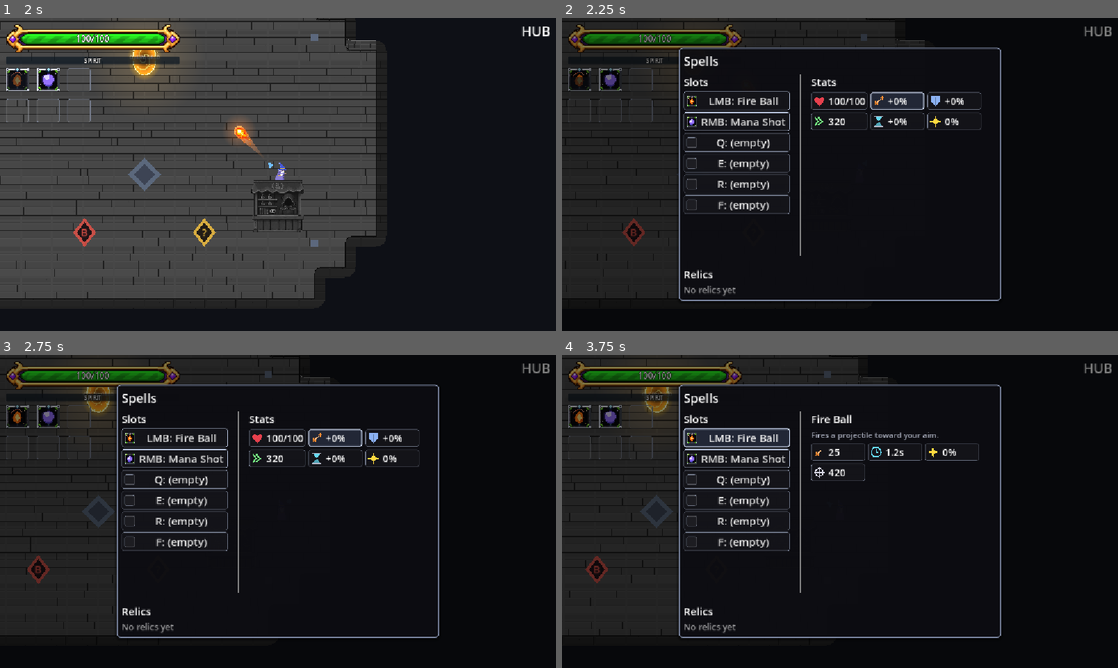
Above: before the commit, frames 1-4 (two rows, left to right).
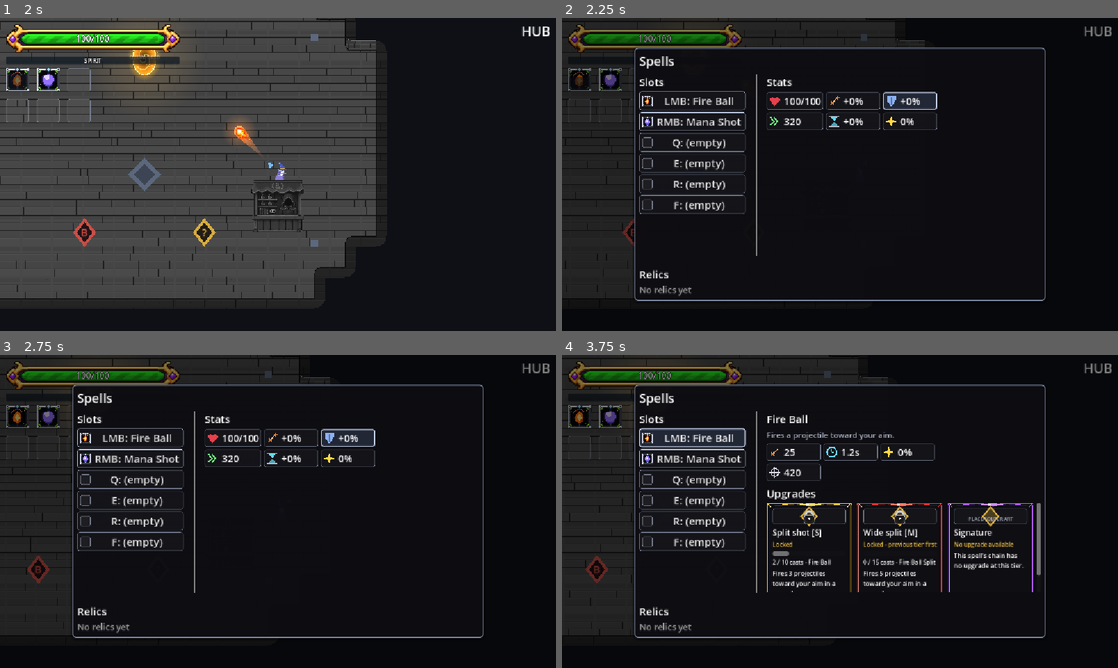
Above: after the commit, the same moments.

Repository: BestestGameStudio/gangU
Game: Godot game, scene res://game/core/main.tscn
Same seed, same stepped clock (60 frames per second), same inputs: the game is played once before the commit and once after it. Sound files missing from this copy of the repository are replaced by a short silence.
Inputs (mouse positions are in pixels of both pictures, inside the frame that each line leads up to):
- Up to frame 1 (2 s): tap Enter at 0.5 s; move the mouse to (400, 158) at 0.52 s; hold D (move_right) 0.53-1.25 s; hold Space (cast) 0.53-1.25 s; click (400, 158) at 0.67 s; tap Shift (dash) at 0.8 s; drag from (166, 190) to (177, 58) at 1.27 s
- Up to frame 2 (2.25 s): move the mouse to (895, 105) at 2.02 s; hold D (move_right) from 2.03 s (still down); hold Tab (equip_panel) from 2.03 s (still down); click (895, 105) at 2.17 s
- Up to frame 3 (2.75 s): keep holding D (move_right); keep holding Tab (equip_panel); tap H (heal) at 2.3 s
- Up to frame 4 (3.75 s): release D (move_right) at 2.75 s; release Tab (equip_panel) at 2.75 s; drag from (812, 574) to (600, 570) at 2.77 s; click "LMB: Fire Ball" at 3.5 s

Frame 1 is identical in both runs. In frame 2, 6.9% of the frame differs, in the area x 12-87%, y 9-91%; in frame 3, 7.1%; in frame 4, 10%, in the area x 13-87%, y 9-91%.

Commit message:
Spell menu: full upgrade chain, locks and progress (#712) (#713)
* #712: start full upgrade-chain menu

* #712: show full upgrade chain with locked cast progress and applied tiers

* #712: keep locks and progress above long descriptions; pin visible layout

---------

Co-authored-by: Instinct Agent <agent@instinct.com>

Diff:
--- a/game/spells/spell_progress.gd
+++ b/game/spells/spell_progress.gd
@@ -11,6 +11,7 @@
 ## signal - no XP spending or qualification policy is invented here.
 
 signal upgrades_changed(spell: Spell)
+signal cast_progress_changed(spell: Spell)
 
 ## Explicit caster wiring (no-group convention from #34).
 @export var caster_path: NodePath
@@ -29,6 +30,7 @@
 
 func _on_spell_cast(spell: Spell) -> void:
 	_cast_counts[spell] = int(_cast_counts.get(spell, 0)) + 1
+	cast_progress_changed.emit(spell)
 
 ## Read-only XP observation for one spell (casts this run).
 func cast_count(spell: Spell) -> int:
@@ -62,6 +64,69 @@
 		if u != null and u.source_spell == spell:
 			return u
 	return null
+
+## #712: read-only full-chain view, including predecessors of an evolved
+## spell. Resource identity is the same identity used by next_upgrade/cast XP.
+## Guard malformed cycles so menu introspection can never loop forever.
+func upgrade_chain(spell: Spell) -> Array[SpellUpgrade]:
+	var rows: Array[SpellUpgrade] = []
+	if spell == null:
+		return rows
+	var root_spell := spell
+	var visited := {}
+	while not visited.has(root_spell):
+		visited[root_spell] = true
+		var predecessor: SpellUpgrade = null
+		for row in upgrades:
+			if row != null and row.result_spell == root_spell:
+				predecessor = row
+				break
+		if predecessor == null:
+			break
+		root_spell = predecessor.source_spell
+	visited.clear()
+	while root_spell != null and not visited.has(root_spell):
+		visited[root_spell] = true
+		var row := next_upgrade(root_spell)
+		if row == null:
+			break
+		rows.append(row)
+		root_spell = row.result_spell
+	return rows
+
+## Three display slots, not three invented upgrades. Missing catalog tiers
+## remain unavailable. Progress is casts of THAT row's source / threshold;
+## a token can bypass only the current next step, as in can_token_upgrade.
+func upgrade_menu(spell: Spell) -> Array[Dictionary]:
+	var chain := upgrade_chain(spell)
+	var current_index := chain.size()
+	for i in chain.size():
+		if chain[i].source_spell == spell:
+			current_index = i
+			break
+	var slots: Array[Dictionary] = []
+	for tier in range(1, 4):
+		var item := {"tier": tier, "upgrade": null, "state": "unavailable", "casts": 0, "threshold": 0, "prerequisite": ""}
+		for i in chain.size():
+			var row := chain[i]
+			if row.tier != tier:
+				continue
+			item.upgrade = row
+			item.casts = cast_count(row.source_spell)
+			item.threshold = row.xp_threshold
+			if i < current_index:
+				item.state = "applied"
+			elif i == current_index and can_upgrade(spell):
+				item.state = "ready"
+			elif i == current_index and can_token_upgrade(spell):
+				item.state = "token"
+			else:
+				item.state = "locked"
+				if i > current_index:
+					item.prerequisite = row.source_spell.spell_name
+			break
+		slots.append(item)
+	return slots
 
 ## Tier of a held spell (#36): 1/2/3 = Specialization/Mastery/Signature,
 ## 0 = Base or never-upgraded. Written only by a successful apply_upgrade;
--- a/game/ui/equip_panel.gd
+++ b/game/ui/equip_panel.gd
@@ -59,6 +59,7 @@
 var _player: Player = null
 var _slot_buttons: Array[Button] = []
 var _slot_icons: Array[SpellIcon] = []
+var _upgrade_cards: Array[UpgradeCard] = []
 var _upgrade_scroll: ScrollContainer
 var _plate: PanelContainer
 var _detail_box: VBoxContainer
@@ -80,13 +81,9 @@
 ## viewport); the upgrade scroll fills whatever height is left, so content
 ## changes never resize the panel.
 const UPGRADE_CARD_GAP := 12
-# Sized for up to 2 #441-slim cards + gap + scrollbar (#700, Daniel
-# 2026-11-15); #703's fixed linear chains show ONE card, the width stays so
-# the plate never resizes (#416): 2 x 176 + 12 + 8, rounded up; the
-# 3-column stat grid (348) fits under it. The
-## #416 no-resize rule covers WIDTH too: the column floor keeps the plate
-# one fixed size.
-const DETAIL_WIDTH := 384.0
+# #712: all three 176px tier cards visible together at the default viewport.
+# Fixed width still prevents resizing when selecting/deselecting a spell.
+const DETAIL_WIDTH := 568.0
 ## #441 (Daniel, 2026-11-09): the plate hugs its content instead of the old
 ## 620px fixed height ("a lot of empty vertical space below the spell
 ## slots"). Measured composition on the pinned harness: title 36 + sep 10 +
@@ -204,6 +201,10 @@
 	_player = player
 	if upgrader_path != NodePath(""):
 		_upgrader = get_node_or_null(upgrader_path)
+		if _upgrader != null and _upgrader.has_signal(&"cast_progress_changed"):
+			_upgrader.connect(&"cast_progress_changed", func(_s: Variant) -> void:
+				if visible:
+					_update_upgrade_card_states())
 		if _upgrader != null and _upgrader.has_signal(&"upgrades_changed"):
 			_upgrader.connect(&"upgrades_changed", func(_s: Variant) -> void: _refresh())
 	_caster = player.get_node_or_null("SpellCaster") as SpellCaster
@@ -419,65 +420,97 @@
 		_slot_icons[i].show_spell(occupant)
 		_slot_icons[i].set_upgrade_available(_can_upgrade(occupant))
 		_slot_icons[i].set_rank_tier(_rank_tier(occupant))
-	# Upgrade section: only when a provider is wired AND a spell is selected.
+	# Upgrade section stays visible before qualification: locks and progress
+	# explain what to do next. Full chain includes already-applied tiers.
+	_upgrade_cards.clear()
 	for c in _upgrade_box.get_children():
 		c.queue_free()
-	if _can_upgrade(_selected):
-		var uheader := Label.new()
-		uheader.text = "Upgrades"
-		var tokens: int = _upgrader.call(&"upgrade_tokens") if _upgrader.has_method(&"upgrade_tokens") else 0
-		if tokens > 0:
-			uheader.text = "Upgrades (Upgrade Tokens: %d)" % tokens
-		uheader.add_theme_font_size_override("font_size", 22)
-		_upgrade_box.add_child(uheader)
-		var scroll := ScrollContainer.new()
-		scroll.name = "UpgradeScroll"
-		_upgrade_scroll = scroll
-		# Fills the height left under the stats; tall cards scroll inside it.
-		scroll.size_flags_vertical = Control.SIZE_EXPAND_FILL
-		_upgrade_box.add_child(scroll)
-		var cards := HBoxContainer.new()
-		cards.name = "UpgradeCards"
-		cards.add_theme_constant_override("separation", UPGRADE_CARD_GAP)
-		scroll.add_child(cards)
-		var token_ready := _can_token_upgrade(_selected)
-		# #703: one fixed linear chain per spell - at most ONE next upgrade.
-		var next: Variant = _upgrader.call(&"next_upgrade", _selected)
-		var candidates: Array = [next] if next != null else []
-		for upgrade: Variant in candidates:
-			var needs_token := _upgrade_needs_token(_selected, upgrade)
-			# An upgrade offered by neither route (threshold unmet, no token)
-			# is not shown; with no token API this is the unchanged listing.
-			if needs_token and not token_ready:
-				continue
-			var b := UpgradeCard.new()
+	if _selected == null or _upgrader == null:
+		return
+	var items := _upgrade_menu_items()
+	if items.is_empty():
+		return
+	var uheader := Label.new()
+	uheader.text = "Upgrades"
+	var tokens: int = _upgrader.call(&"upgrade_tokens") if _upgrader.has_method(&"upgrade_tokens") else 0
+	if tokens > 0:
+		uheader.text = "Upgrades (Upgrade Tokens: %d)" % tokens
+	uheader.add_theme_font_size_override("font_size", 22)
+	_upgrade_box.add_child(uheader)
+	var scroll := ScrollContainer.new()
+	scroll.name = "UpgradeScroll"
+	_upgrade_scroll = scroll
+	scroll.size_flags_vertical = Control.SIZE_EXPAND_FILL
+	_upgrade_box.add_child(scroll)
+	var cards := HBoxContainer.new()
+	cards.name = "UpgradeCards"
+	cards.add_theme_constant_override("separation", UPGRADE_CARD_GAP)
+	scroll.add_child(cards)
+	for item: Dictionary in items:
+		var upgrade: Variant = item.upgrade
+		var b := UpgradeCard.new()
+		if upgrade == null:
+			var tier_names := ["Specialization", "Mastery", "Signature"]
+			b.setup(tier_names[item.tier - 1], "This spell's chain has no upgrade at this tier.", false)
+		else:
 			var result := _upgrade_field(upgrade, &"result_spell") as Spell
 			var description := SpellDescription.for_spell(result)
 			if result != null and result.projectile_count > 0:
-				# #441: short form so the line does not wrap on the slimmer cards (Daniel: "shorten").
 				description += "\n%s px | %s px/s" % [int(result.range), int(result.projectile_speed)]
 			if description.is_empty():
 				description = "Upgrade content is not available yet."
-			b.setup(str(_upgrade_field(upgrade, &"display_name")) + _tier_suffix(upgrade), description, needs_token)
-			# #451/#702: ornate frame in the colorway of the tier this upgrade advances into.
-			b.set_border_tier(_upgrade_tier(upgrade))
+			b.setup(str(_upgrade_field(upgrade, &"display_name")) + _tier_suffix(upgrade), description, item.state == "token")
 			var pid: Variant = _upgrade_field(upgrade, &"id")
-			if needs_token:
-				b.pressed.connect(func() -> void: _on_token_upgrade_pressed(pid))
-			else:
-				b.pressed.connect(func() -> void: _on_upgrade_pressed(pid))
-			cards.add_child(b)
+			# Resolve the route again when pressed: live cast progress may have
+			# qualified this card since it was constructed, avoiding wasted tokens.
+			b.pressed.connect(func() -> void:
+				if b.disabled:
+					return
+				if _upgrade_needs_token(_selected, upgrade):
+					_on_token_upgrade_pressed(pid)
+				else:
+					_on_upgrade_pressed(pid))
+		b.set_border_tier(item.tier)
+		cards.add_child(b)
+		_upgrade_cards.append(b)
+	_update_upgrade_card_states()
+
+## Legacy injected providers keep their old one-next-upgrade contract.
+func _upgrade_menu_items() -> Array:
+	if _upgrader == null or _selected == null:
+		return []
+	if _upgrader.has_method(&"upgrade_menu"):
+		return _upgrader.call(&"upgrade_menu", _selected)
+	if not _upgrader.has_method(&"next_upgrade"):
+		return []
+	var row: Variant = _upgrader.call(&"next_upgrade", _selected)
+	if row == null:
+		return []
+	var state := "locked"
+	if _can_upgrade(_selected):
+		state = "token" if _upgrade_needs_token(_selected, row) else "ready"
+	return [{"upgrade": row, "tier": _upgrade_tier(row), "state": state, "casts": 0, "threshold": 0, "prerequisite": ""}]
+
+func _update_upgrade_card_states() -> void:
+	var items := _upgrade_menu_items()
+	if items.size() != _upgrade_cards.size():
+		return
+	for i in items.size():
+		var item: Dictionary = items[i]
+		var row: Variant = item.upgrade
+		var source := _upgrade_field(row, &"source_spell") as Spell
+		_upgrade_cards[i].set_unlock_state(item.state, item.casts, item.threshold, item.prerequisite, source.spell_name if source != null else "")
 
 func _on_upgrade_pressed(upgrade_id: Variant) -> void:
 	if _upgrader == null or _selected == null:
 		return
 	var sel := _selected
+	var selected_slot := _caster.get_slots().find(sel) if _caster != null else -1
 	if not _upgrader.call(&"apply_upgrade", sel, upgrade_id):
 		push_warning("EquipPanel: apply_upgrade refused; refreshing.")
 	elif _caster != null and not _caster.get_unlocked().has(sel):
-		# Successful replace consumed the selected spell; drop the stale
-		# selection so no later slot click can act on a removed resource.
-		_selected = null
+		# Follow the replacement in the same slot, never retain the consumed resource.
+		_selected = _caster.get_slots()[selected_slot] if selected_slot >= 0 else null
 	_refresh()
 
 ## #315: same flow as _on_upgrade_pressed, spending one boss upgrade token.
@@ -485,10 +518,11 @@
 	if _upgrader == null or _selected == null or not _upgrader.has_method(&"apply_upgrade_with_token"):
 		return
 	var sel := _selected
+	var selected_slot := _caster.get_slots().find(sel) if _caster != null else -1
 	if not _upgrader.call(&"apply_upgrade_with_token", sel, upgrade_id):
 		push_warning("EquipPanel: token upgrade refused; refreshing.")
 	elif _caster != null and not _caster.get_unlocked().has(sel):
-		_selected = null
+		_selected = _caster.get_slots()[selected_slot] if selected_slot >= 0 else null
 	_refresh()
 
 ## #441 Tab interaction: click SELECTS a slot's spell (stats + upgrades),
--- a/game/ui/upgrade_card.gd
+++ b/game/ui/upgrade_card.gd
@@ -6,6 +6,9 @@
 var name_label: Label
 var description_label: Label
 var action_label: Label
+var progress_bar: ProgressBar
+var progress_label: Label
+var lock_sign: Control
 var splash: Control
 var _content: VBoxContainer
 var border_color: Color = UiStyle.B_ACCENT
@@ -31,6 +34,14 @@
 		draw_colored_polygon(points, Color(tint, 0.24))
 		draw_polyline(PackedVector2Array([points[0], points[1], points[2], points[3], points[0]]), tint, 2.0, true)
 
+## Vector padlock: no font-dependent emoji or missing-glyph square.
+class LockSign extends Control:
+	func _draw() -> void:
+		var c := size * 0.5
+		draw_style_box(UiStyle.row(Color(0.65, 0.67, 0.72), 4), Rect2(c + Vector2(-11, -2), Vector2(22, 18)))
+		draw_arc(c + Vector2(0, -2), 8, PI, TAU, 16, Color(0.8, 0.82, 0.86), 3, true)
+		draw_circle(c + Vector2(0, 5), 2, Color(0.85, 0.87, 0.9))
+
 func _init() -> void:
 	custom_minimum_size = Vector2(CARD_WIDTH, 200)
 	mouse_default_cursor_shape = Control.CURSOR_POINTING_HAND
@@ -47,9 +58,10 @@
 	margin.add_child(_content)
 	splash = PlaceholderSplash.new()
 	splash.name = "PlaceholderSplash"
-	splash.custom_minimum_size = Vector2(0, 55)
+	splash.custom_minimum_size = Vector2(0, 32)
 	_content.add_child(splash)
 	var placeholder_label := Label.new()
+	placeholder_label.name = "PlaceholderLabel"
 	placeholder_label.text = "PLACEHOLDER ART"
 	placeholder_label.horizontal_alignment = HORIZONTAL_ALIGNMENT_CENTER
 	placeholder_label.add_theme_font_size_override("font_size", 10)
@@ -74,6 +86,26 @@
 	action_label.add_theme_color_override("font_color", UiStyle.B_ACCENT)
 	action_label.autowrap_mode = TextServer.AUTOWRAP_WORD_SMART
 	_content.add_child(action_label)
+	progress_bar = ProgressBar.new()
+	progress_bar.name = "UnlockProgress"
+	progress_bar.custom_minimum_size.y = 10
+	progress_bar.show_percentage = false
+	progress_bar.visible = false
+	_content.add_child(progress_bar)
+	progress_label = Label.new()
+	progress_label.name = "UnlockProgressText"
+	progress_label.add_theme_font_size_override("font_size", 12)
+	progress_label.autowrap_mode = TextServer.AUTOWRAP_WORD_SMART
+	progress_label.visible = false
+	_content.add_child(progress_label)
+	# Qualification is always above the long description, so the lock/bar
+	# stay visible without scrolling even when an upgrade has lengthy text.
+	_content.move_child(description_label, _content.get_child_count() - 1)
+	lock_sign = LockSign.new()
+	lock_sign.name = "LockSign"
+	lock_sign.set_anchors_and_offsets_preset(Control.PRESET_FULL_RECT)
+	lock_sign.visible = false
+	splash.add_child(lock_sign)
 	for child: Control in find_children("*", "Control", true, false):
 		child.mouse_filter = Control.MOUSE_FILTER_IGNORE
 
@@ -96,6 +128,33 @@
 	(splash as PlaceholderSplash).tint = tint
 	splash.queue_redraw()
 	tooltip_text = "%s\n%s\n%s" % [upgrade_name, description, action_label.text]
+	call_deferred("_fit_content")
+
+## #712: state is supplied by the progression provider, never inferred from
+## button tint. Disabled states still expose their description and progress.
+func set_unlock_state(state: String, casts: int, threshold: int, prerequisite: String = "", source_name: String = "") -> void:
+	disabled = state not in ["ready", "token"]
+	mouse_default_cursor_shape = Control.CURSOR_ARROW if disabled else Control.CURSOR_POINTING_HAND
+	lock_sign.visible = state == "locked"
+	splash.get_node("PlaceholderLabel").visible = not lock_sign.visible
+	progress_bar.visible = state in ["locked", "ready", "token"]
+	progress_label.visible = progress_bar.visible
+	progress_bar.max_value = maxi(threshold, 1)
+	progress_bar.value = mini(casts, maxi(threshold, 0))
+	progress_label.text = "%d / %d casts" % [mini(casts, maxi(threshold, 0)), threshold]
+	if not source_name.is_empty():
+		progress_label.text += " - " + source_name
+	match state:
+		"locked": action_label.text = "Locked" if prerequisite.is_empty() else "Locked - previous tier first"
+		"ready": action_label.text = "Choose upgrade"
+		"token": action_label.text = "Choose - use upgrade token"
+		"applied": action_label.text = "Applied"
+		_: action_label.text = "No upgrade available"
+	tooltip_text = "%s\n%s\n%s" % [name_label.text, description_label.text, action_label.text]
+	if progress_label.visible:
+		tooltip_text += "\n" + progress_label.text
+	if not prerequisite.is_empty():
+		tooltip_text += "\nFirst unlock " + prerequisite
 	call_deferred("_fit_content")
 
 ## #451: restyle the card border (Daniel: the color of the tier the card
@@ -124,9 +183,9 @@
 	# Text wrapping can change minimum height without resizing the Button.
 	# Propagate it to the HBox so ScrollContainer has real scrollable content.
 	var text_height := 0.0
-	for label: Label in [name_label, description_label, action_label]:
+	for label: Label in [name_label, description_label, action_label, progress_label]:
 		var font := label.get_theme_font("font")
 		text_height += font.get_multiline_string_size(label.text, HORIZONTAL_ALIGNMENT_LEFT, width, label.get_theme_font_size("font_size")).y
-	var height := maxf(200.0, maxf(text_height + 55.0 + 15.0, _content.get_combined_minimum_size().y) + 24.0)
+	var height := maxf(200.0, maxf(text_height + 32.0 + 25.0, _content.get_combined_minimum_size().y) + 24.0)
 	if not is_equal_approx(custom_minimum_size.y, height):
 		custom_minimum_size.y = height
--- /dev/null
+++ b/tests/ui/test712_upgrade_menu.gd
@@ -0,0 +1,98 @@
+extends SceneTree
+## #712: full-chain menu states through the real mounted provider and UI.
+var failures := 0
+var checks := 0
+func check(ok: bool, label: String) -> void:
+	checks += 1
+	if not ok: failures += 1
+	print("[712] ", label, " -> ", "PASS" if ok else "FAIL")
+func _initialize() -> void:
+	run.call_deferred()
+func tick() -> void:
+	await process_frame
+	await process_frame
+func run() -> void:
+	var main: Node = load("res://game/core/main.tscn").instantiate()
+	root.add_child(main)
+	current_scene = main
+	await tick()
+	var caster: SpellCaster = main.get_node("Player/SpellCaster")
+	var progress: SpellProgress = main.get_node("SpellProgress")
+	var panel: EquipPanel = main.get_node("EquipPanel")
+	var water: Spell = load("res://data/spells/water_ball.tres")
+	caster.unlock_spell(water)
+	caster.assign_slot(2, water)
+	panel.show_panel()
+	panel._on_slot_pressed(2)
+	await tick()
+	var chain := progress.upgrade_chain(water)
+	check(chain.size() == 3, "three-link water chain")
+	check(progress.upgrade_chain(chain[1].result_spell) == chain, "chain from evolved spell includes predecessors")
+	var menu := progress.upgrade_menu(water)
+	check(menu.size() == 3 and menu.all(func(item): return item.state == "locked"), "all three shown before XP gate")
+	check(panel._upgrade_cards.size() == 3, "three mounted cards")
+	check(panel._upgrade_cards.all(func(card): return card.disabled and card.lock_sign.visible and card.progress_bar.visible), "locked cards disabled with lock and bar")
+	await tick()
+	var viewport_rect := panel._upgrade_scroll.get_global_rect()
+	check(panel._upgrade_cards.all(func(card): return viewport_rect.encloses(card.progress_bar.get_global_rect()) and viewport_rect.encloses(card.progress_label.get_global_rect())), "three progress bars and counts fit without scrolling")
+	var plate_size := panel._plate.size
+	panel._on_slot_pressed(2)
+	await tick()
+	panel._on_slot_pressed(2)
+	await tick()
+	check(panel._plate.size.is_equal_approx(plate_size), "selecting/deselecting keeps fixed panel size")
+	var original_card := panel._upgrade_cards[0]
+	for i in 5: caster.spell_cast.emit(water)
+	check(panel._upgrade_cards[0] == original_card and original_card.progress_bar.value == 5, "live progress updates existing card without losing focus")
+	check(original_card.progress_label.text.begins_with("5 / 10"), "progress counts source casts")
+	# Future source XP never skips the prerequisite.
+	for i in 50: caster.spell_cast.emit(chain[1].source_spell)
+	check(progress.upgrade_menu(water)[1].state == "locked" and panel._upgrade_cards[1].disabled, "future XP does not bypass sequential gate")
+	progress.add_upgrade_token()
+	await tick()
+	check(progress.upgrade_menu(water)[0].state == "token", "one token enables next locked step")
+	check(progress.upgrade_menu(water)[1].state == "locked", "token never enables future step")
+	for i in 5: caster.spell_cast.emit(water)
+	check(progress.upgrade_menu(water)[0].state == "ready", "cast gate takes precedence over token")
+	panel._upgrade_cards[0].pressed.emit()
+	await tick()
+	check(caster.get_slots()[2] == chain[0].result_spell, "click replaces only the next spell")
+	check(progress.upgrade_tokens() == 1, "qualified cast route does not waste token")
+	check(panel._selected == chain[0].result_spell, "selection follows replacement")
+	menu = progress.upgrade_menu(chain[0].result_spell)
+	check(menu[0].state == "applied" and menu[1].state == "ready" and menu[2].state == "locked", "applied/current/future states after evolution")
+	# Fresh state for token-only advancement, then a later tier's own XP.
+	progress._cast_counts.erase(chain[1].source_spell)
+	panel._refresh()
+	await tick()
+	check(progress.upgrade_menu(panel._selected)[1].state == "token", "current tier uses its own source counter")
+	panel._upgrade_cards[1].pressed.emit()
+	await tick()
+	check(progress.upgrade_tokens() == 0 and caster.get_slots()[2] == chain[1].result_spell, "token click advances one step and consumes one token")
+	menu = progress.upgrade_menu(panel._selected)
+	check(menu[2].casts == 0 and menu[2].state == "locked", "new evolved source begins with its own zero count")
+	for i in chain[2].xp_threshold: caster.spell_cast.emit(chain[2].source_spell)
+	panel._upgrade_cards[2].pressed.emit()
+	await tick()
+	check(progress.upgrade_menu(panel._selected).all(func(item): return item.state == "applied"), "complete chain remains visible as applied")
+	check(panel._upgrade_cards.all(func(card): return card.disabled and not card.lock_sign.visible), "applied cards cannot be chosen again")
+	var mana: Spell = load("res://data/spells/mana_shot.tres")
+	menu = progress.upgrade_menu(mana)
+	check(menu[1].state == "unavailable" and menu[2].state == "unavailable", "short chains do not invent upgrade content")
+	var none := Spell.new()
+	check(progress.upgrade_menu(none).all(func(item): return item.state == "unavailable"), "no-chain spell has honest unavailable slots")
+	# Cyclic malformed data must terminate introspection.
+	var fake := SpellProgress.new()
+	var a := Spell.new()
+	var b := Spell.new()
+	var ab := SpellUpgrade.new()
+	ab.source_spell = a; ab.result_spell = b
+	var ba := SpellUpgrade.new()
+	ba.source_spell = b; ba.result_spell = a
+	fake.upgrades = [ab, ba]
+	check(fake.upgrade_chain(a).size() == 2, "cycle guard terminates malformed chain")
+	fake.free()
+	main.queue_free()
+	await tick()
+	print("[712] ", checks, " checks, ", failures, " failures")
+	quit(1 if failures else 0)
--- a/tests/world/test_e_mount.gd
+++ b/tests/world/test_e_mount.gd
@@ -183,10 +183,10 @@
 						if c is UpgradeCard and not c.get_parent().get_parent().is_queued_for_deletion():
 							texts.append(c.name_label.text)
 							buttons.append(c)
-					if texts != ["Split shot [S]"] or buttons.size() != 1:
+					if texts != ["Split shot [S]", "Wide split [M]", "Signature"] or buttons.size() != 3:
 						print("[E] FAIL chain upgrade card: ", texts); ok = false
 						return _done()
-					print("[E] single chain upgrade card renders OK")
+					print("[E] full chain and unavailable tier render OK")
 					# Focus regression (live Chrome bug): with any panel button
 					# holding GUI focus, a faithful Tab must STILL close the panel;
 					# before the fix the focused button consumed Tab as
@@ -266,7 +266,7 @@
 					for c2 in panel._upgrade_box.find_children("*", "UpgradeCard", true, false):
 						if c2 is UpgradeCard and not c2.get_parent().get_parent().is_queued_for_deletion():
 							buttons2.append(c2)
-					if buttons2.size() != 1 or not buttons2[0].name_label.text.begins_with("Split shot"):
+					if buttons2.size() != 3 or not buttons2[0].name_label.text.begins_with("Split shot"):
 						print("[E] FAIL chain card after reselect: ", buttons2.map(func(b): return b.name_label.text)); ok = false
 						return _done()
 					buttons2[0].pressed.emit()
Not shown, added: tests/ui/test712_upgrade_menu.gd.uid
